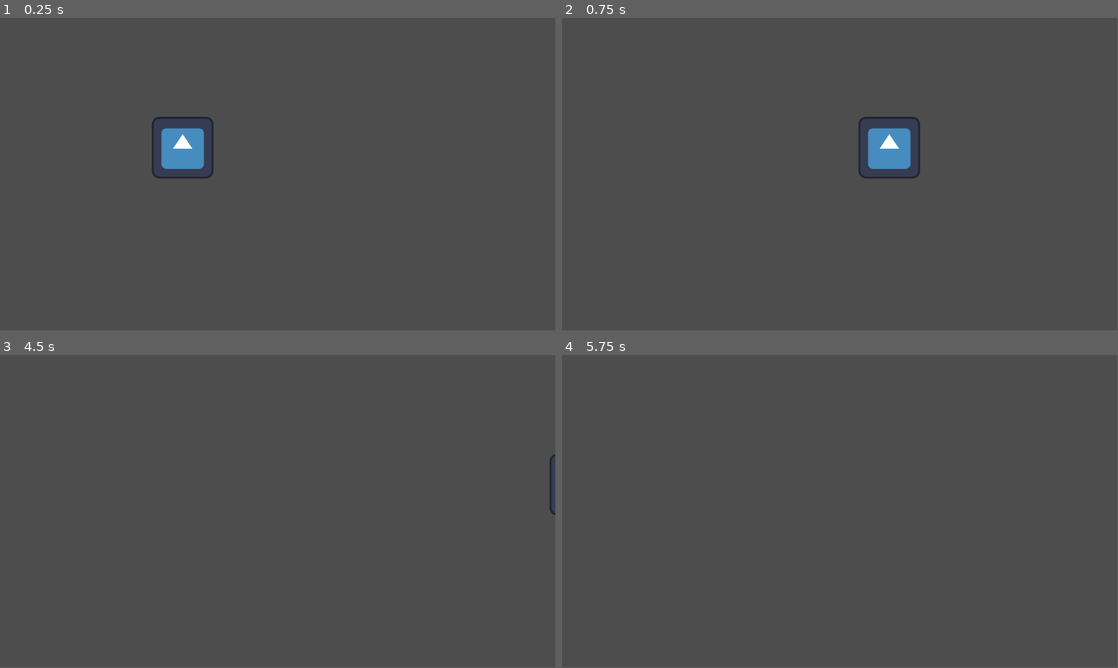
Above: before the commit, frames 1-4 (two rows, left to right).
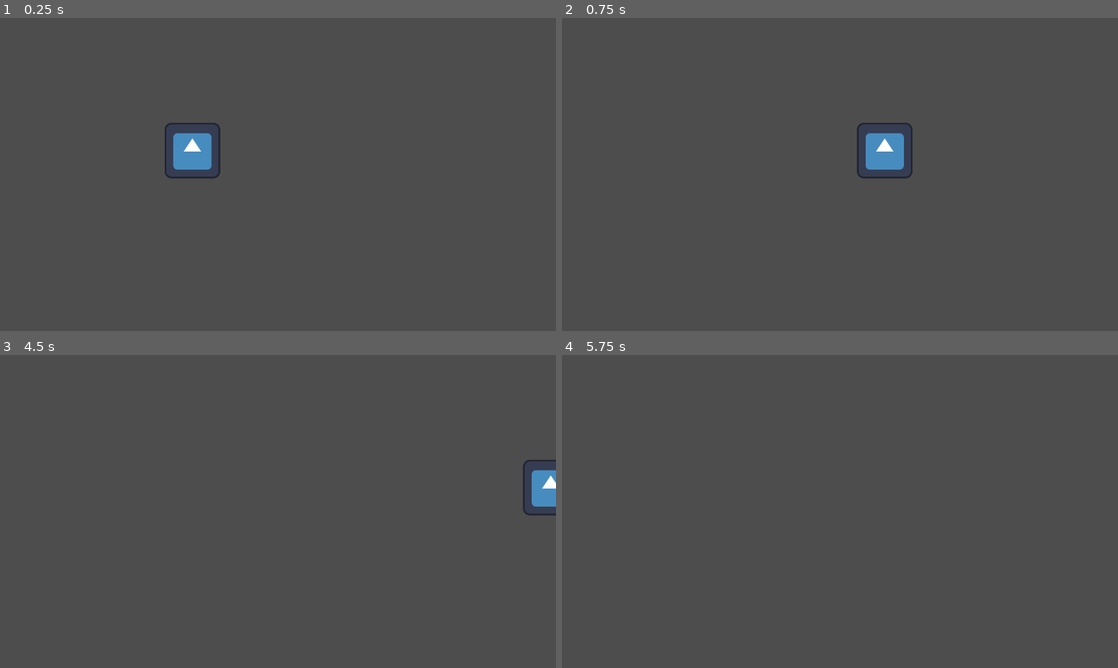
Above: after the commit, the same moments.

Repository: someonelilhappy/teste-escola
Game: Godot game, scene res://scenes/debug.tscn
Same seed, same stepped clock (60 frames per second), same inputs: the game is played once before the commit and once after it. The engine's default icon, where the game draws it, is replaced by a stand-in: a white triangle on a blue panel in a dark square.
Inputs:
- Up to frame 1 (0.25 s): no input
- Up to frame 2 (0.75 s): tap Enter at 0.5 s; hold Right (ui_right) from 0.53 s (still down)
- Up to frame 3 (4.5 s): release Right (ui_right) at 1.28 s; hold Down (ui_down) 1.28-2.03 s; tap Space at 2, 3.5 s; hold Right (ui_right) 2.03-2.78 s; tap Enter at 2.75, 4.25 s; hold Up (ui_up) 2.78-3.53 s; hold Left (ui_left) from 3.53 s (still down)
- Up to frame 4 (5.75 s): release Left (ui_left) at 5.03 s; hold Down (ui_down) from 5.03 s (still down)
In our replay, the window is 799x449 before the commit and 800x450 after it. These sizes can differ from the game's own. Grey fills any space a smaller window leaves; there, only what the larger window draws over its background counts as a difference.

The runs differ from the first frame. In frame 1, 1.0% of the frame differs, in the area x 27-40%, y 31-52%; in frame 2, 0.8%; in frame 3, 0.6%; in frame 4, only the window size differs.

Commit message:
viewport config

Diff:
--- a/project.godot
+++ b/project.godot
@@ -13,4 +13,12 @@
 config/name="teste-escola"
 run/main_scene="uid://c6vfdwn8rscg2"
 config/features=PackedStringArray("4.4", "Forward Plus")
+boot_splash/bg_color=Color(0, 0, 0, 1)
 config/icon="res://icon.svg"
+
+[display]
+
+window/size/viewport_width=1280
+window/size/viewport_height=720
+window/size/mode=3
+window/stretch/mode="viewport"
